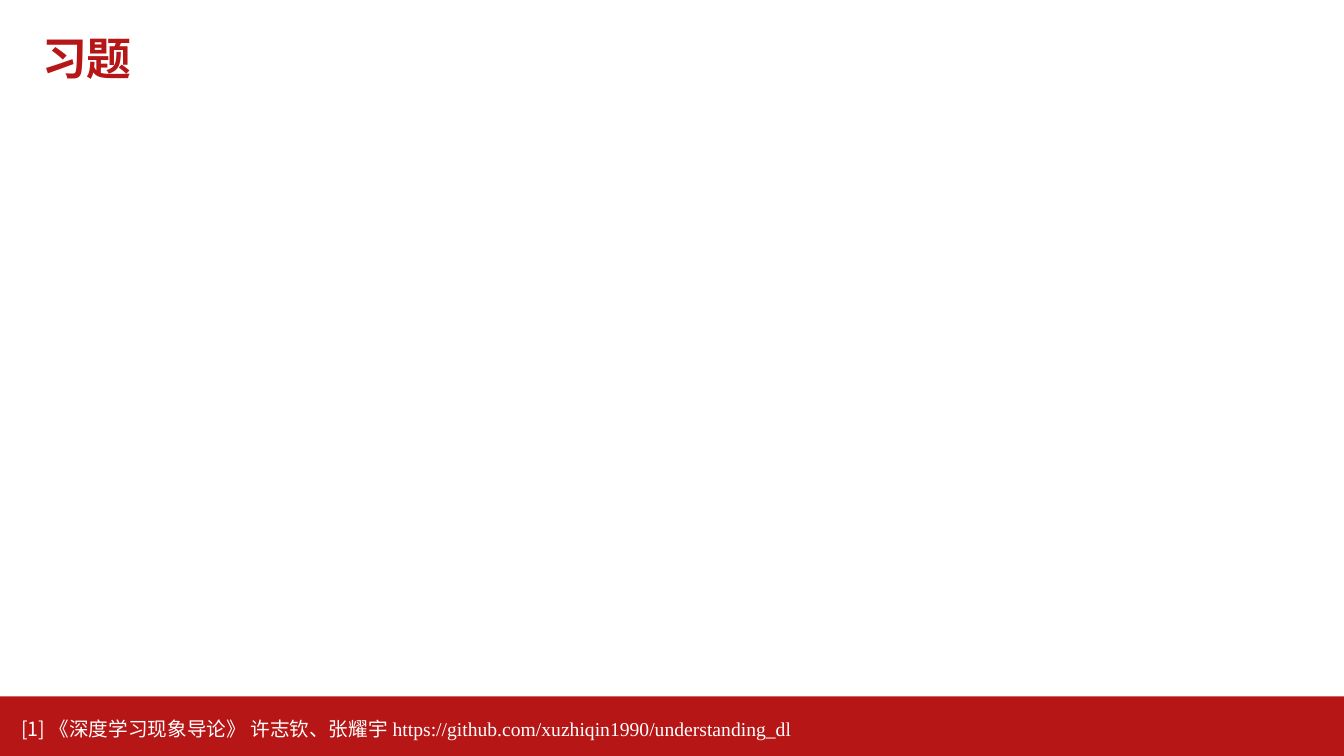
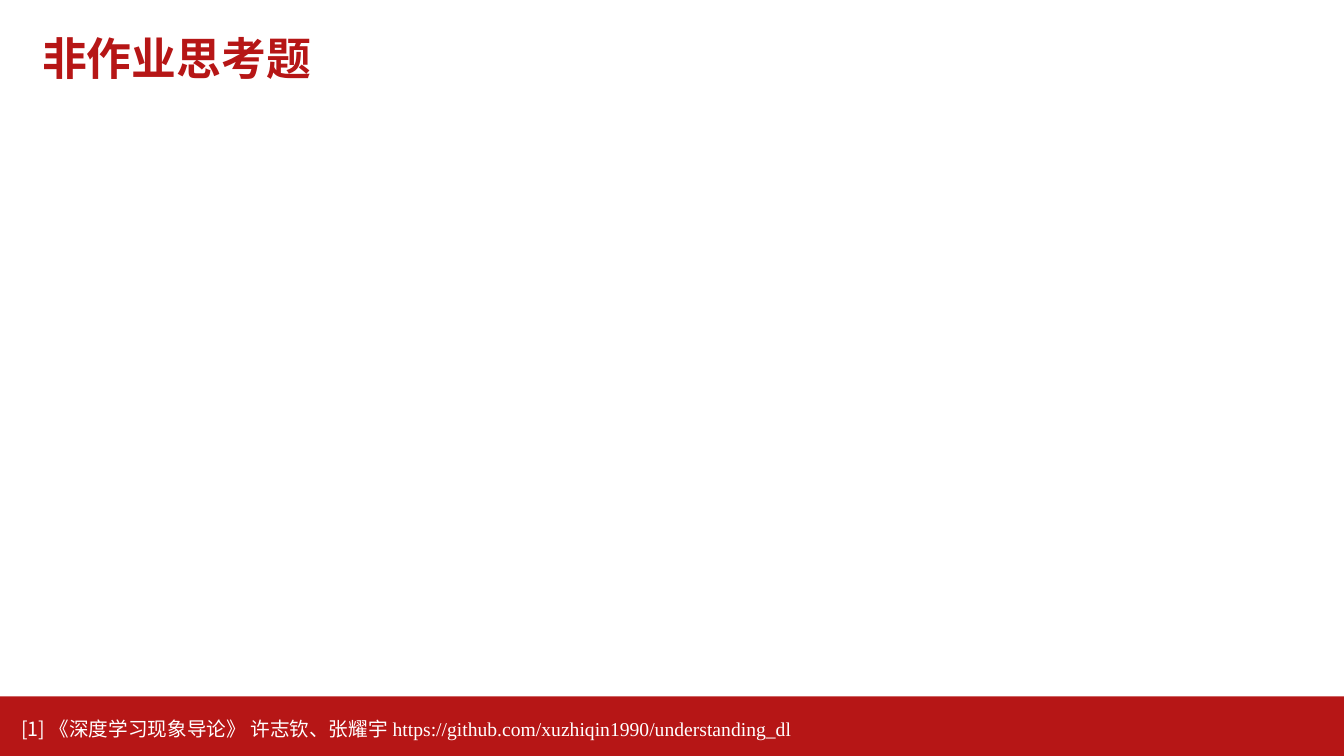
Before and after one commit to AI-Basic-Education/SJTU-Undergraduate-AI-basis, a slide deck: slide 30 of PPT/第13-14节-卷积网络.pptx (slide 28 before the commit). Drawn at 1344x756 pixels with LibreOffice and Linux fonts; fonts in the diff are those of the drawing; grey boxes stand for pictures; background and template pictures are left out. Boxes give left, top, right and bottom in pixels: in the first picture for what was removed or moved away, otherwise in the second. Text is boxed around its words. In the diff, an @@ line names an element or a change of style, - is before the commit and + after.

```diff
--- a/PPT/第13-14节-卷积网络.pptx
+++ b/PPT/第13-14节-卷积网络.pptx
@@ title at (42,37,311,79): text changed @@
-习题
+非作业思考题
```
Also in this commit, not shown: 10 other slides changed, 2 slides added, 8 other files.
